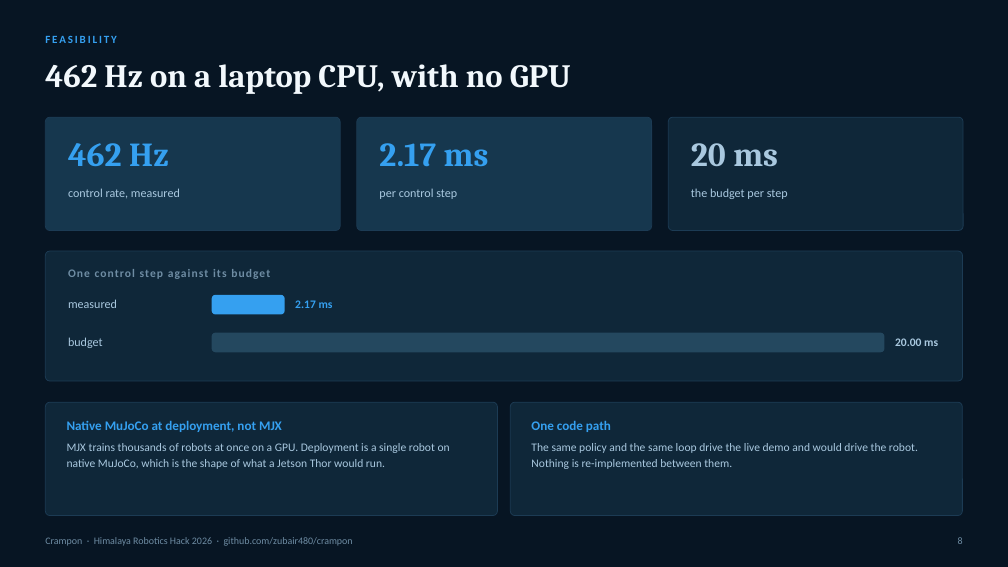
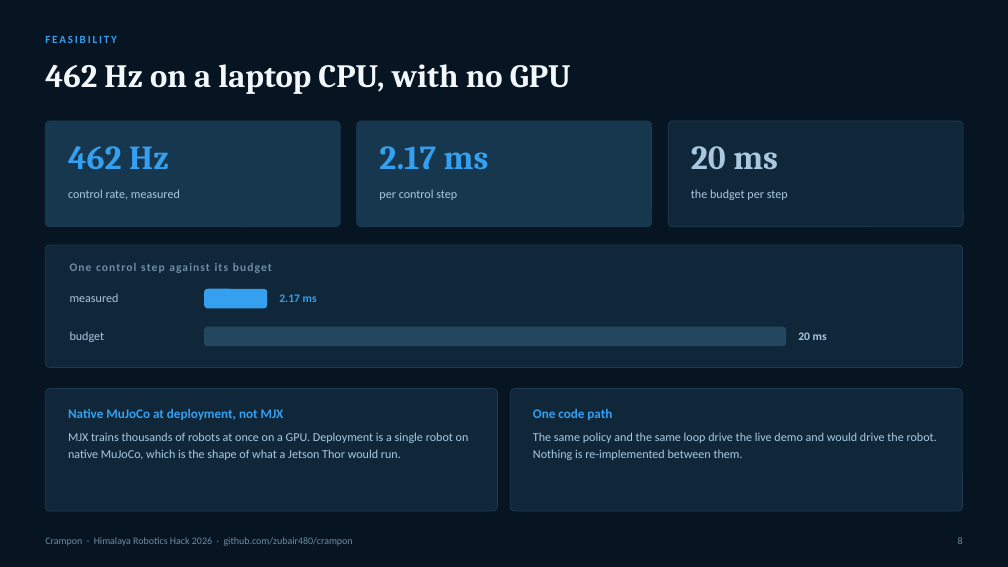
Before and after one commit to zubair480/crampon, a slide deck: slide 8 of crampon_pitch.pptx. Drawn at 1008x567 pixels with LibreOffice and Linux fonts; fonts in the diff are those of the drawing. Boxes give left, top, right and bottom in pixels: in the first picture for what was removed or moved away, otherwise in the second. Text is boxed around its words. In the diff, an @@ line names an element or a change of style, - is before the commit and + after.

```diff
--- a/crampon_pitch.pptx
+++ b/crampon_pitch.pptx
@@ rounded rectangle: place and size @@
-rounded rectangle at (45,117,340,231)
+rounded rectangle at (45,121,340,227)
@@ rounded rectangle: place and size @@
-rounded rectangle at (357,117,652,231)
+rounded rectangle at (357,121,652,227)
@@ rounded rectangle: place and size @@
-rounded rectangle at (668,117,963,231)
+rounded rectangle at (668,121,963,227)
@@ rounded rectangle: place and size @@
-rounded rectangle at (45,251,963,381)
+rounded rectangle at (45,245,963,368)
@@ text "One control step against its ...": place and size @@
-text "One control step against its ..." at (68,269,270,279)
+text "One control step against its ..." at (70,263,272,273)
@@ text "measured": place and size @@
-text "measured" at (68,299,117,308)
+text "measured" at (70,294,119,302)
@@ rounded rectangle: place and size @@
-rounded rectangle at (212,295,285,315)
+rounded rectangle at (204,289,268,309)
@@ text "2.17 ms": place and size @@
-text "2.17 ms" at (295,300,333,308)
+text "2.17 ms" at (279,294,317,302)
@@ text "budget": place and size @@
-text "budget" at (68,337,103,348)
+text "budget" at (70,331,105,342)
@@ rounded rectangle: place and size @@
-rounded rectangle at (212,333,885,352)
+rounded rectangle at (204,327,786,346)
@@ text at (798,332,827,340): text changed @@
-20.00 ms
+20 ms
@@ rounded rectangle: place and size @@
-rounded rectangle at (45,402,498,516)
+rounded rectangle at (45,389,498,511)
@@ proportions changed in 6 elements at (45,121,340,227), (357,121,652,227), (668,121,963,227), (45,245,963,368), (45,389,498,511), (510,389,963,511) @@
@@ rounded rectangle: place and size @@
-rounded rectangle at (510,402,963,516)
+rounded rectangle at (510,389,963,511)
@@ 4 texts: place and size @@
-4 texts at (67,421,918,469)
+4 texts at (68,409,937,460)
@@ text "MJX trains thousands of robots ..." at (68,432,469,460): size 11 to 11.5 pt; line spacing 1.12 to 1.14 @@
@@ text "The same policy and the ..." at (533,432,937,460): size 11 to 11.5 pt; line spacing 1.12 to 1.14 @@
```
Also in this commit, not shown: 9 other slides changed, 1 other file.
